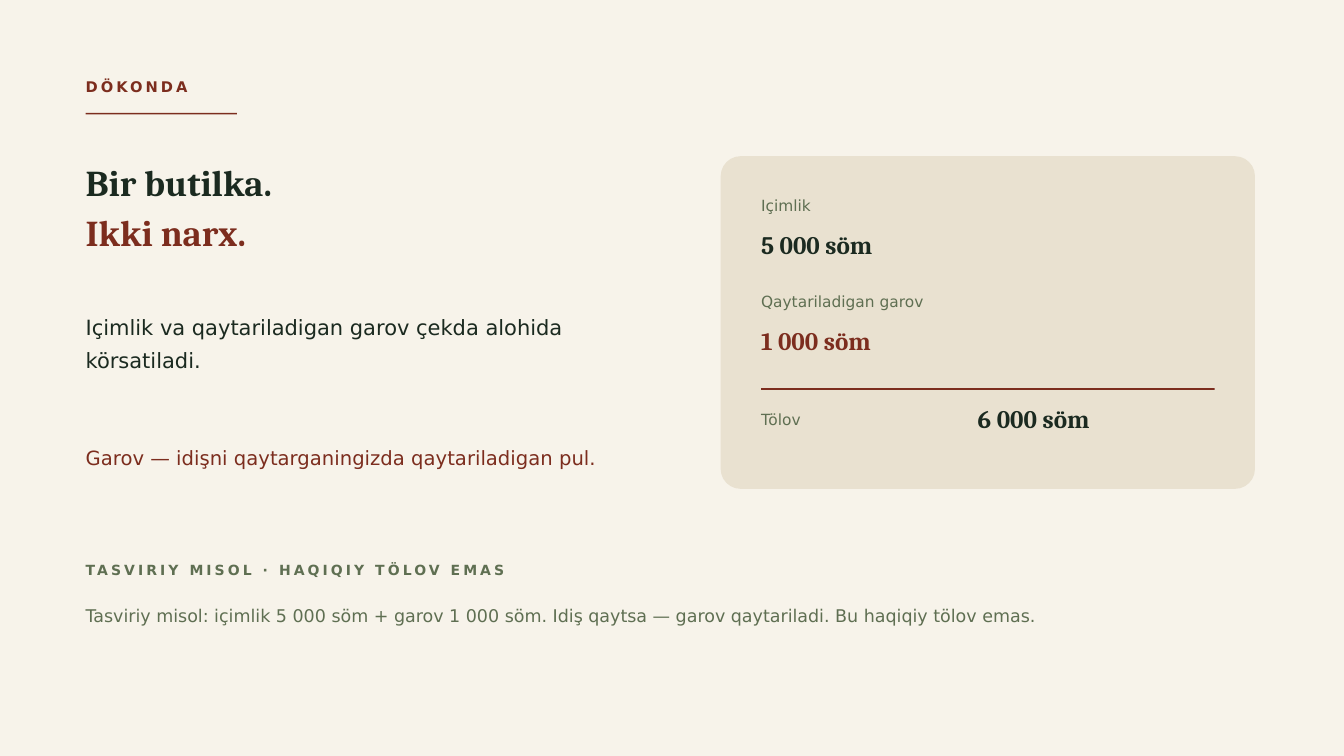
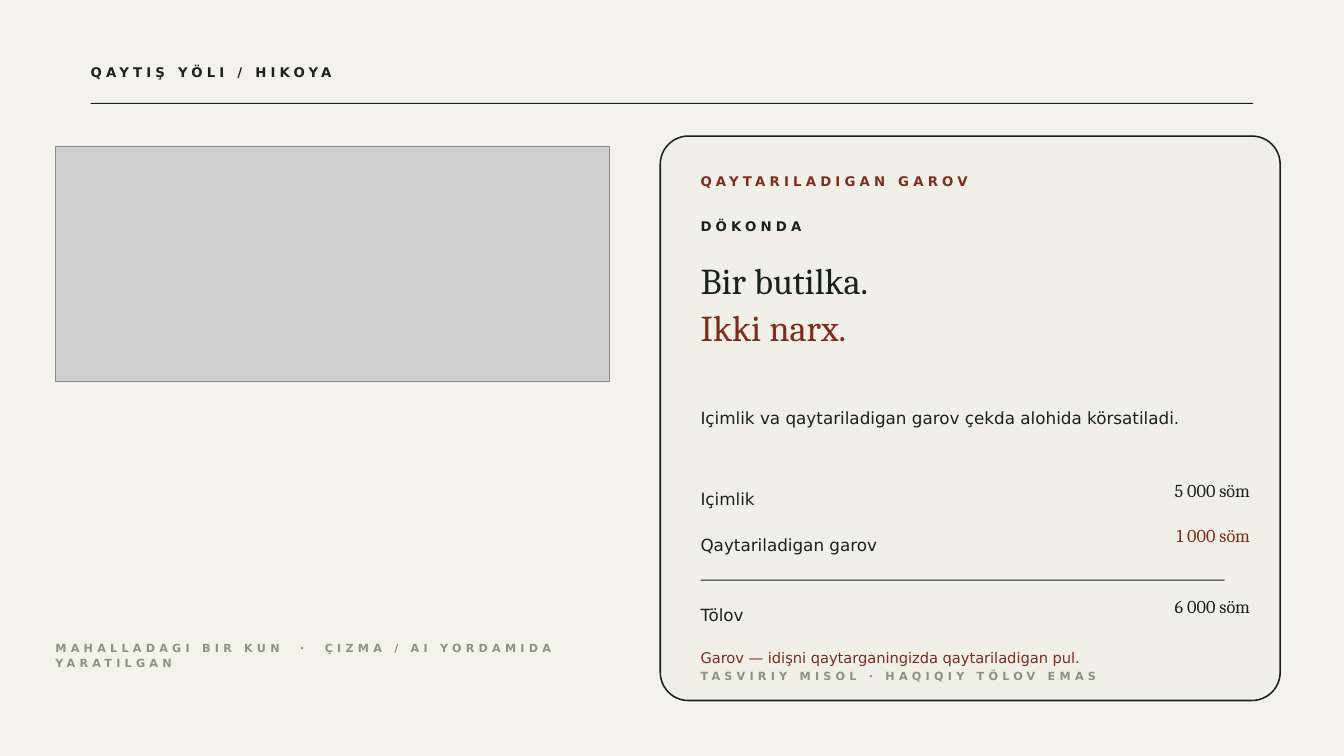
Before and after one commit to jasur-ai/brag, a slide deck: slide 6 of ekologiya-taqdimot.pptx (slide 10 before the commit). Drawn at 1344x756 pixels with LibreOffice and Linux fonts; fonts in the diff are those of the drawing; grey boxes stand for pictures. Boxes give left, top, right and bottom in pixels: in the first picture for what was removed or moved away, otherwise in the second. Text is boxed around its words. In the diff, an @@ line names an element or a change of style, - is before the commit and + after.

Commit message:
deck: saytni PPT ga aylantirish — sayt klon ko‘rinishi (16 slayd, 281 animatsiya)
- slaydlar sayt seksiyalari tartibida: hero (mountains.jpg) → plastikning yöli
  (eco-river) → qutiga tuşdi → taşlaş emas → ikkita taqdir (fork lentalari + marquee)
  → journey ticket (mahalla gravürasi + garov cheki) → uch karta → garov avtomati
  → tört tomon → ÖZBEKISTON RAQAMLARI → JAHON → Litva 100/92 shisha turi
  → 91,9/85/31 halqalar → chegara → manbalar → yakun
- sayt ranglari: paper F4F3EB / ink 18221B / cream E9DDC6 / rust 7C2D1E
- sayt rasmlari embedded: mountains.jpg, eco-river-illustration.png,
  eco-mahalla-engraving.png (credits.json dagi AI ishlar — screenshot emas)
- animatsiyalar native: scattered letters compose, ring wheel, grow count-up,
  fork wipe, marquee fly, scan stretch, coins motion, bottle grid zoom (har biri bitta marta)
- tekshiruv: 16/16 slayd, 13 tur trans, 15 tur effekt, 281 effekt, alfavit toza

```diff
--- a/ekologiya-taqdimot.pptx
+++ b/ekologiya-taqdimot.pptx
@@ background #F7F3EA to #F4F3EB @@
@@ text added at (91, 63, 998, 93), 9.5 pt, text #18221B, bold @@
+QAYTIŞ YÖLI / HIKOYA
@@ rectangle removed at (86, 113, 237, 114) @@
@@ rectangle added at (91, 103, 1253, 104), fill #18221B @@
@@ picture added at (55, 146, 610, 381) @@
@@ rounded rectangle added at (660, 136, 1280, 701), fill #F1F0E8, outline #18221B 1.1 pt @@
@@ rounded rectangle removed at (721, 156, 1255, 489) @@
@@ text "DÖKONDA": place and size @@
-text "DÖKONDA" at (86, 81, 188, 92)
+text "DÖKONDA" at (701, 221, 802, 231)
@@ text "DÖKONDA" at (701, 221, 802, 231): size 10.5 to 9.5 pt, text colour #7C2D1E to #18221B, letter spacing 2.2 to 3 pt @@
@@ text "Bir butilka.": place and size @@
-text "Bir butilka." at (86, 170, 272, 247)
+text "Bir butilka." at (701, 268, 868, 342)
@@ text "Bir butilka." at (701, 268, 868, 342): text colour #1B2A20 to #18221B in "Bir butilka."; bold off; line spacing 1.08 to 1.02 @@
@@ text at (761, 295, 924, 310): text changed; size 11 to 9.5 pt; text colour #5F6F52 to #7C2D1E; bold on @@
-Qaytariladigan garov
+QAYTARILADIGAN GAROV
@@ rectangle removed at (761, 388, 1215, 390) @@
@@ text "Içimlik va qaytariladigan garov çekda ...": place and size @@
-text "Içimlik va qaytariladigan garov çekda ..." at (86, 319, 563, 369)
+text "Içimlik va qaytariladigan garov çekda ..." at (701, 411, 1179, 428)
@@ text "Içimlik va qaytariladigan garov çekda ..." at (701, 411, 1179, 428): size 15 to 12 pt, text colour #1B2A20 to #18221B; line spacing 1.3 to 1.5 @@
@@ text "Içimlik": place and size @@
-text "Içimlik" at (761, 199, 811, 214)
+text "Içimlik" at (701, 492, 755, 509)
@@ text "Içimlik" at (701, 492, 755, 509): size 11 to 12 pt, text colour #5F6F52 to #18221B; line spacing 1.25 to 1.5 @@
@@ text "5 000 söm": place and size @@
-text "5 000 söm" at (761, 237, 872, 254)
+text "5 000 söm" at (1175, 485, 1250, 497)
@@ text "5 000 söm" at (1175, 485, 1250, 497): size 18 to 13 pt, text colour #1B2A20 to #18221B, bold off; alignment left to right; line spacing 1.08 to 1.02 @@
@@ text added at (701, 538, 877, 555), 12 pt, text #18221B @@
+Qaytariladigan garov
@@ text "1 000 söm": place and size @@
-text "1 000 söm" at (761, 333, 871, 350)
+text "1 000 söm" at (1177, 530, 1250, 542)
@@ text "1 000 söm" at (1177, 530, 1250, 542): size 18 to 13 pt, bold off; alignment left to right; line spacing 1.08 to 1.02 @@
@@ text "Tölov" at (701, 608, 744, 622): size 11 to 12 pt, text colour #5F6F52 to #18221B; line spacing 1.25 to 1.5 @@
@@ text "Tölov": place and size @@
-text "Tölov" at (761, 413, 801, 425)
+text "Tölov" at (701, 608, 744, 622)
@@ rectangle added at (701, 580, 1225, 581), fill #18221B @@
@@ text "6 000 söm" at (1175, 601, 1250, 613): size 18 to 13 pt, text colour #1B2A20 to #18221B, bold off; alignment left to right; line spacing 1.08 to 1.02 @@
@@ text "6 000 söm": place and size @@
-text "6 000 söm" at (978, 411, 1090, 428)
+text "6 000 söm" at (1175, 601, 1250, 613)
@@ text removed at (86, 608, 1035, 626) @@
-Tasviriy misol: içimlik 5 000 söm + garov 1 000 söm. Idiş qaytsa — garov qaytariladi. Bu haqiqiy tölov emas.
@@ text added at (55, 644, 551, 654), 8 pt, text #8A9382, bold @@
+MAHALLADAGI BIR KUN · ÇIZMA / AI YORDAMIDA YARATILGAN
@@ text "Garov — idişni qaytarganingizda qaytariladigan ...": place and size @@
-text "Garov — idişni qaytarganingizda qaytariladigan ..." at (86, 450, 596, 469)
+text "Garov — idişni qaytarganingizda qaytariladigan ..." at (701, 652, 1080, 666)
@@ text "Garov — idişni qaytarganingizda qaytariladigan ..." at (701, 652, 1080, 666): size 14 to 10.5 pt; line spacing 1.3 to 1.5 @@
@@ text "TASVIRIY MISOL · HAQIQIY TÖLOV ...": place and size @@
-text "TASVIRIY MISOL · HAQIQIY TÖLOV ..." at (86, 560, 1255, 590)
+text "TASVIRIY MISOL · HAQIQIY TÖLOV ..." at (701, 672, 1096, 682)
@@ text "TASVIRIY MISOL · HAQIQIY TÖLOV ..." at (701, 672, 1096, 682): size 10 to 8 pt, text colour #5F6F52 to #8A9382, letter spacing 2.2 to 3 pt @@
```
Also in this commit, not shown: 15 other slides changed, 4 slides removed, 1 other file.
